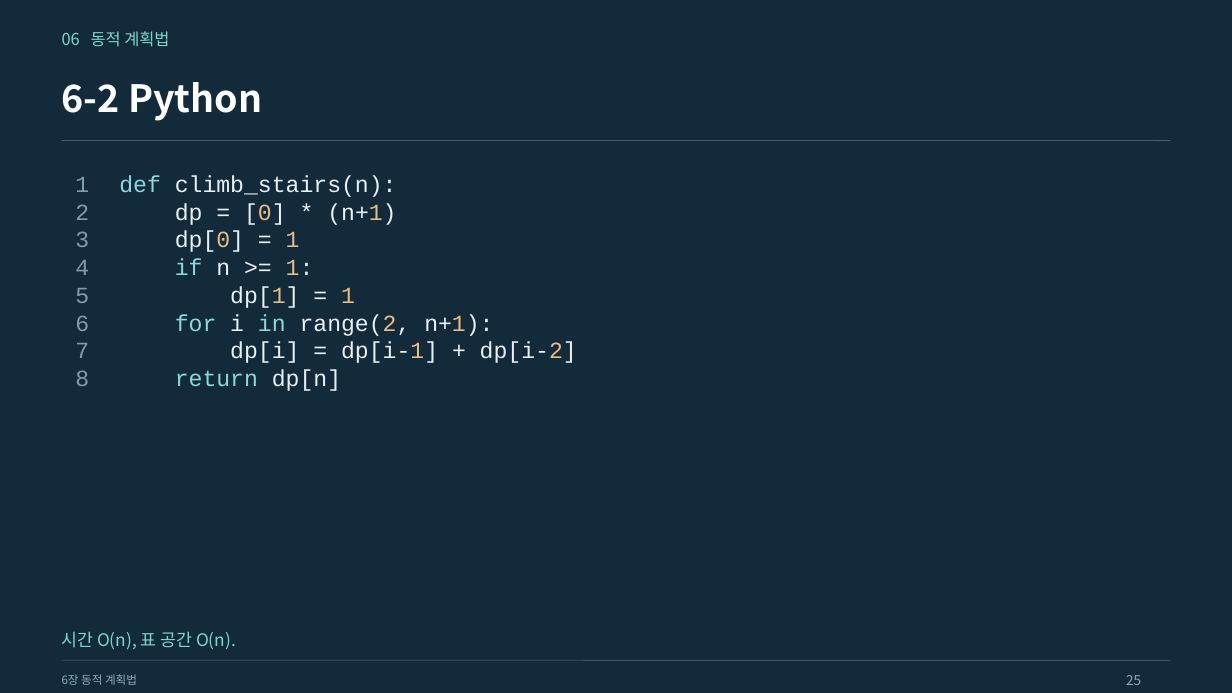
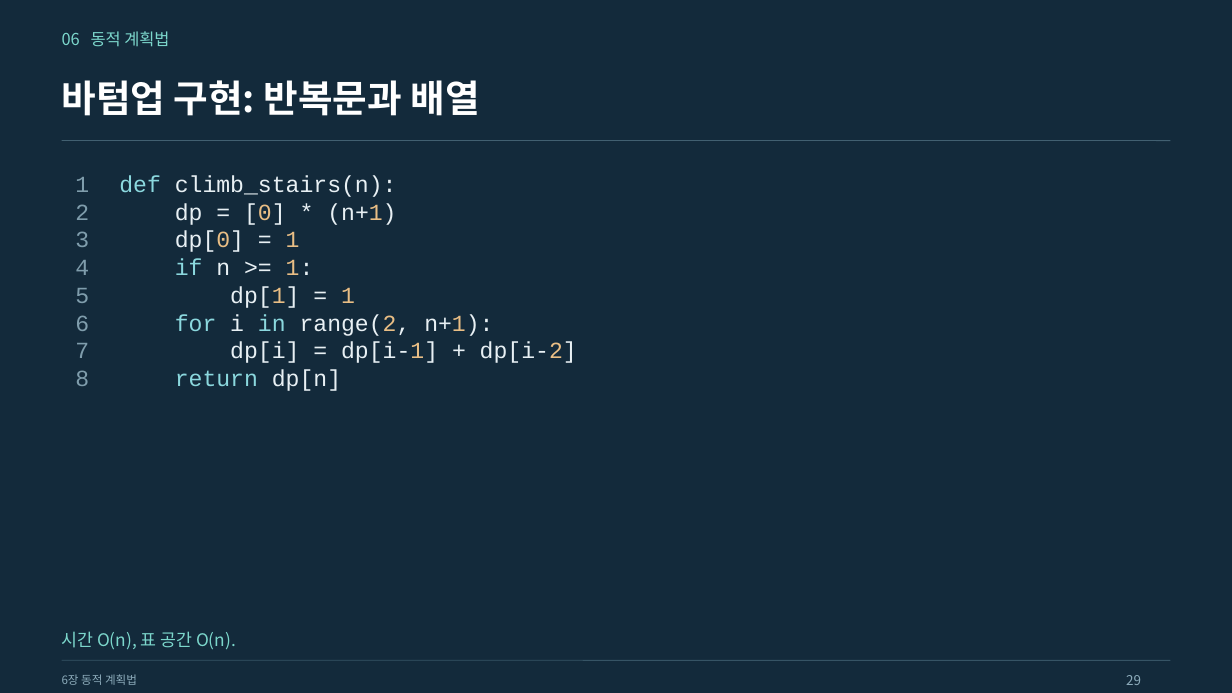
Before and after one commit to Sangdon-Park/Sangdon-Park.github.io, a slide deck: slide 29 of data/알고리즘/6장_동적_계획법.pptx (slide 25 before the commit). Drawn at 1232x693 pixels with LibreOffice and Linux fonts; fonts in the diff are those of the drawing. Boxes give left, top, right and bottom in pixels: in the first picture for what was removed or moved away, otherwise in the second. Text is boxed around its words. In the diff, an @@ line names an element or a change of style, - is before the commit and + after.

```diff
--- a/data/알고리즘/6장_동적_계획법.pptx
+++ b/data/알고리즘/6장_동적_계획법.pptx
@@ text at bbox=[62, 80, 479, 116]: text changed @@
-6-2 Python
+바텀업 구현: 반복문과 배열
```
Also in this commit, not shown: 43 other slides changed, 6 slides added, 9 other files.
